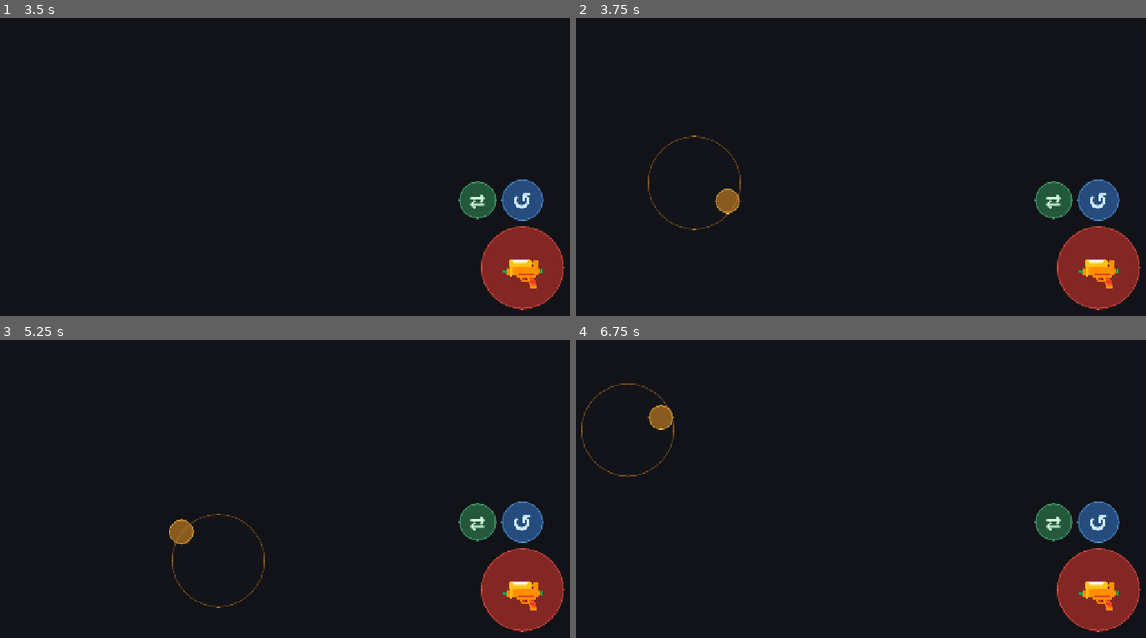
Above: before the commit, frames 1-4 (two rows, left to right).
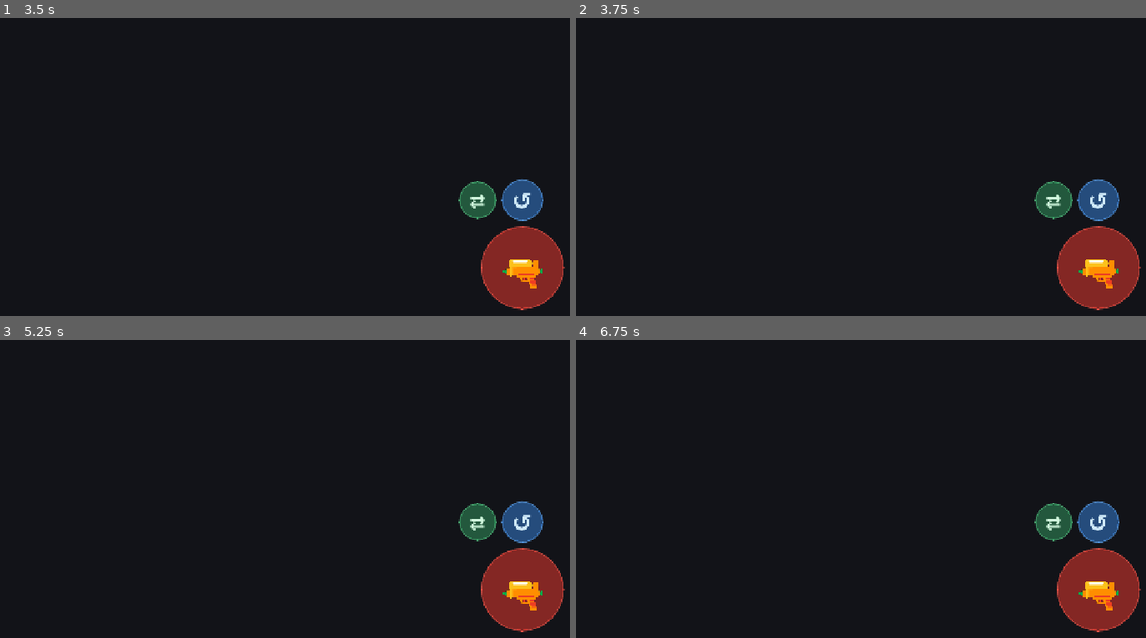
Above: after the commit, the same moments.

Repository: AltenLi/ac_fps_android_game
Game: Godot game, scene res://scenes/mobile_controls.tscn
The game is run twice, just before and just after one commit, with the same random seed, the same clock (stepped at 60 frames per second) and the same inputs. This scene is started directly instead of the project's main scene.
Inputs (mouse positions are in pixels of both pictures, inside the frame that each line leads up to):
- Up to frame 1 (3.5 s): click "🔫" at 0.5 s; click "↺" at 1.25 s; click "⇄" at 2 s; tap Enter at 2.75 s; move the mouse to (399, 146) at 2.77 s; press the mouse at (399, 146) at 2.78 s; hold D (move_right) from 2.78 s (still down); tap Space (jump) at 3.02 s
- Up to frame 2 (3.75 s): release D (move_right) at 3.5 s; release the mouse at (975, 146) at 3.5 s; tap Space (jump) at 3.5 s; drag from (695, 181) to (792, 238) at 3.52 s
- Up to frame 3 (5.25 s): move the mouse to (319, 402) at 4.27 s; press the mouse at (319, 402) at 4.28 s; hold D (move_right) 4.28-5 s; release the mouse at (319, 402) at 5 s; tap Enter at 5 s; drag from (216, 560) to (51, 429) at 5.02 s
- Up to frame 4 (6.75 s): move the mouse to (1026, 542) at 5.77 s; hold A (move_left) 5.78-6.5 s; hold 2 (weapon_2) 5.78-6.5 s; tap Space (jump) at 6.02, 6.5 s; click (1026, 542) at 6.05 s; tap R (reload) at 6.4 s; drag from (627, 429) to (729, 390) at 6.52 s

Frame 1 is identical in both runs. In frame 2, 0.5% of the frame differs, in the area x 12-29%, y 39-72%; in frame 3, 0.5%; in frame 4, 0.5%, in the area x 0-18%, y 14-47%.

Commit message:
修复移动端触控并补充回归测试

Diff:
--- a/scripts/hud.gd
+++ b/scripts/hud.gd
@@ -439,9 +439,11 @@
 func _build_hud() -> void:
 	var root := Control.new()
 	root.set_anchors_preset(Control.PRESET_FULL_RECT)
+	root.mouse_filter = Control.MOUSE_FILTER_IGNORE
 	add_child(root)
 
 	var top := HBoxContainer.new()
+	top.mouse_filter = Control.MOUSE_FILTER_IGNORE
 	top.anchor_left = 0.0
 	top.anchor_top = 0.0
 	top.anchor_right = 1.0
@@ -459,6 +461,7 @@
 	top.add_child(score_label)
 
 	var bottom := HBoxContainer.new()
+	bottom.mouse_filter = Control.MOUSE_FILTER_IGNORE
 	bottom.anchor_left = 0.0
 	bottom.anchor_top = 1.0
 	bottom.anchor_right = 1.0
@@ -487,6 +490,7 @@
 
 func _make_pill_label(text: String, bg: Color, width: int) -> Label:
 	var label := Label.new()
+	label.mouse_filter = Control.MOUSE_FILTER_IGNORE
 	label.text = text
 	label.custom_minimum_size = Vector2(width, 42)
 	label.horizontal_alignment = HORIZONTAL_ALIGNMENT_CENTER
@@ -515,6 +519,7 @@
 
 func _make_cross_rect(root: Control, color: Color) -> ColorRect:
 	var rect := ColorRect.new()
+	rect.mouse_filter = Control.MOUSE_FILTER_IGNORE
 	rect.color = color
 	rect.anchor_left   = 0.5
 	rect.anchor_right  = 0.5
@@ -534,6 +539,7 @@
 	result_panel.offset_top = -265
 	result_panel.offset_right = 310
 	result_panel.offset_bottom = 265
+	result_panel.mouse_filter = Control.MOUSE_FILTER_STOP
 	var style := StyleBoxFlat.new()
 	style.bg_color = Color(0.06, 0.06, 0.075, 0.92)
 	style.border_color = Color(0.85, 0.54, 0.14, 0.95)
--- a/scripts/mobile_controls.gd
+++ b/scripts/mobile_controls.gd
@@ -23,13 +23,15 @@
 		player.set_touch_controls_active(is_touch_device)
 
 func _process(_delta: float) -> void:
-	## 比赛结束（鼠标变为 VISIBLE）时停止 look_area 拦截，让结果面板按钮可点
+	## 只在玩家存活且比赛进行中拦截触摸视角；死亡/结算后放行 HUD 按钮
 	if _look_area != null:
-		var should_block := Input.mouse_mode == Input.MOUSE_MODE_CAPTURED
+		var should_block := _is_gameplay_touch_enabled()
 		_look_area.mouse_filter = Control.MOUSE_FILTER_STOP if should_block else Control.MOUSE_FILTER_IGNORE
+		if not should_block:
+			_reset_joystick()
 
 func _input(event: InputEvent) -> void:
-	if not visible or joystick_base == null:
+	if not visible or joystick_base == null or not _is_gameplay_input_enabled():
 		return
 	var viewport_width := get_viewport().get_visible_rect().size.x
 	## 触屏：左半屏触摸启动浮动摇杆
@@ -177,11 +179,17 @@
 	return btn
 
 func _on_look_input(event: InputEvent) -> void:
-	if player == null:
+	if not _is_gameplay_touch_enabled():
 		return
 	## 跳过摇杆正在使用的触点，避免摇杆拖动同时旋转视角
 	if event is InputEventScreenDrag and event.index != joystick_touch_id:
 		player.set_mobile_look(event.relative)
+
+func _is_gameplay_input_enabled() -> bool:
+	return visible and player != null and player.can_accept_mobile_input()
+
+func _is_gameplay_touch_enabled() -> bool:
+	return _is_gameplay_input_enabled() and player.touch_controls_active
 
 func _update_joystick(screen_pos: Vector2) -> void:
 	var vec := (screen_pos - joystick_anchor).limit_length(joystick_radius)
--- a/scripts/player_controller.gd
+++ b/scripts/player_controller.gd
@@ -64,6 +64,9 @@
 	if active:
 		mobile_fire_down = false
 
+func can_accept_mobile_input() -> bool:
+	return not _dead and not (match_manager != null and match_manager.match_over)
+
 func mobile_next_weapon() -> void:
 	if weapon_system != null:
 		weapon_system.next_weapon()
--- a/scripts/player_data.gd
+++ b/scripts/player_data.gd
@@ -1,4 +1,6 @@
 extends Node
+
+const MAP_REGISTRY := preload("res://scripts/map_registry.gd")
 
 ## 玩家进度数据（跨场景持久化）
 ## 注册为 Autoload，名称 PlayerData
@@ -71,19 +73,19 @@
 	_save()
 
 func has_map(map_id: String) -> bool:
-	if not MapRegistry.is_valid_map_id(map_id):
-		return false
-	if MapRegistry.is_free_map(map_id):
+	if not MAP_REGISTRY.is_valid_map_id(map_id):
+		return false
+	if MAP_REGISTRY.is_free_map(map_id):
 		return true
 	return map_id in purchased_maps
 
 ## 星星解锁地图。保留 purchase_map 兼容旧调用，但 UI 文案应使用“解锁”。
 func unlock_map(map_id: String) -> bool:
-	if not MapRegistry.is_valid_map_id(map_id):
+	if not MAP_REGISTRY.is_valid_map_id(map_id):
 		return false
 	if has_map(map_id):
 		return true
-	var cost := MapRegistry.get_cost(map_id)
+	var cost := MAP_REGISTRY.get_cost(map_id)
 	if total_stars < cost:
 		return false
 	total_stars -= cost
@@ -255,7 +257,7 @@
 	purchased_maps.clear()
 	for m: Variant in loaded_maps:
 		var map_id := str(m)
-		if MapRegistry.is_valid_map_id(map_id) and not MapRegistry.is_free_map(map_id) and not (map_id in purchased_maps):
+		if MAP_REGISTRY.is_valid_map_id(map_id) and not MAP_REGISTRY.is_free_map(map_id) and not (map_id in purchased_maps):
 			purchased_maps.append(map_id)
 
 func _today_string() -> String:
--- a/scripts/settings.gd
+++ b/scripts/settings.gd
@@ -2,6 +2,7 @@
 
 signal settings_changed
 
+const MAP_REGISTRY := preload("res://scripts/map_registry.gd")
 const SAVE_PATH := "user://settings.cfg"
 const VALID_QUALITY_MODES: Array[String] = ["performance", "balanced", "quality"]
 const VALID_BOT_DIFFICULTIES: Array[String] = ["easy", "normal", "hard"]
@@ -22,7 +23,7 @@
 	save_path = path
 
 func set_selected_map(map_id: String) -> void:
-	selected_map_id = map_id if MapRegistry.is_valid_map_id(map_id) else MapRegistry.DEFAULT_MAP_ID
+	selected_map_id = map_id if MAP_REGISTRY.is_valid_map_id(map_id) else MAP_REGISTRY.DEFAULT_MAP_ID
 	save_settings()
 
 func set_bot_difficulty(value: String) -> void:
@@ -74,6 +75,6 @@
 	var loaded_quality := str(config.get_value("video", "quality_mode", quality_mode))
 	quality_mode = loaded_quality if loaded_quality in VALID_QUALITY_MODES else "balanced"
 	var loaded_map := str(config.get_value("game", "selected_map_id", selected_map_id))
-	selected_map_id = loaded_map if MapRegistry.is_valid_map_id(loaded_map) else MapRegistry.DEFAULT_MAP_ID
+	selected_map_id = loaded_map if MAP_REGISTRY.is_valid_map_id(loaded_map) else MAP_REGISTRY.DEFAULT_MAP_ID
 	var loaded_difficulty := str(config.get_value("game", "bot_difficulty", bot_difficulty))
 	bot_difficulty = loaded_difficulty if loaded_difficulty in VALID_BOT_DIFFICULTIES else "easy"
--- a/tests/test_map_registry.gd
+++ b/tests/test_map_registry.gd
@@ -1,17 +1,19 @@
 extends RefCounted
 
+const MAP_REGISTRY := preload("res://scripts/map_registry.gd")
+
 func run(t) -> void:
-	t.equal(MapRegistry.MAPS.size(), 11, "地图数量应为 11")
+	t.equal(MAP_REGISTRY.MAPS.size(), 11, "地图数量应为 11")
 	var seen := {}
-	for m: Dictionary in MapRegistry.MAPS:
+	for m: Dictionary in MAP_REGISTRY.MAPS:
 		var id := str(m.get("id", ""))
 		t.is_true(id.length() > 0, "地图 id 不能为空")
 		t.is_false(seen.has(id), "地图 id 不应重复：%s" % id)
 		seen[id] = true
 		t.resource_exists(str(m.get("scene", "")), "地图场景必须存在：%s" % id)
 		t.is_true(int(m.get("cost", -1)) >= 0, "地图成本不能为负：%s" % id)
-	t.equal(MapRegistry.get_scene_path("missing"), MapRegistry.get_scene_path(MapRegistry.DEFAULT_MAP_ID), "非法地图应回退默认地图")
-	t.equal(MapRegistry.get_free_map_ids(), ["city", "desert", "snow"], "前三张地图应免费")
+	t.equal(MAP_REGISTRY.get_scene_path("missing"), MAP_REGISTRY.get_scene_path(MAP_REGISTRY.DEFAULT_MAP_ID), "非法地图应回退默认地图")
+	t.equal(MAP_REGISTRY.get_free_map_ids(), ["city", "desert", "snow"], "前三张地图应免费")
 	var expected_costs := {
 		"city": 0,
 		"desert": 0,
@@ -26,4 +28,4 @@
 		"volcano": 18,
 	}
 	for map_id: String in expected_costs.keys():
-		t.equal(MapRegistry.get_cost(map_id), int(expected_costs[map_id]), "地图解锁成本应符合递增经济：%s" % map_id)
+		t.equal(MAP_REGISTRY.get_cost(map_id), int(expected_costs[map_id]), "地图解锁成本应符合递增经济：%s" % map_id)
--- /dev/null
+++ b/tests/test_mobile_controls.gd
@@ -0,0 +1,28 @@
+extends RefCounted
+
+func run(t) -> void:
+	t.resource_exists("res://scenes/mobile_controls.tscn", "移动端触控场景必须存在")
+	var mobile_text := FileAccess.get_file_as_string("res://scripts/mobile_controls.gd")
+	var hud_text := FileAccess.get_file_as_string("res://scripts/hud.gd")
+	var player_text := FileAccess.get_file_as_string("res://scripts/player_controller.gd")
+
+	t.is_true(mobile_text.contains("func _is_gameplay_input_enabled()"), "移动端输入应有统一可用状态判断")
+	t.is_true(mobile_text.contains("func _is_gameplay_touch_enabled()"), "触摸视角应有真实触屏状态判断")
+	t.is_true(mobile_text.contains("_look_area.mouse_filter = Control.MOUSE_FILTER_STOP if should_block else Control.MOUSE_FILTER_IGNORE"), "视角触摸区应按战斗状态启停拦截")
+	t.is_true(mobile_text.contains("if not should_block:"), "视角触摸区停用时应清理摇杆/开火状态")
+	t.is_true(mobile_text.contains("player.set_mobile_look(event.relative)"), "右半屏拖动应继续驱动视角旋转")
+	t.is_true(mobile_text.contains("event is InputEventScreenDrag and event.index != joystick_touch_id"), "摇杆触点不应同时驱动视角旋转")
+	t.is_true(mobile_text.contains("fire_btn.button_down.connect"), "开火按钮应响应按下事件")
+	t.is_true(mobile_text.contains("fire_btn.button_up.connect"), "开火按钮应响应松开事件")
+	t.is_true(mobile_text.contains("player.mobile_reload()"), "装弹按钮应调用玩家装弹")
+	t.is_true(mobile_text.contains("player.mobile_next_weapon()"), "切枪按钮应调用玩家切枪")
+
+	t.is_true(player_text.contains("func can_accept_mobile_input()"), "玩家应暴露移动端输入可用状态")
+	t.is_true(player_text.contains("not _dead") and player_text.contains("match_manager.match_over"), "死亡或结算后应拒绝移动端战斗输入")
+
+	t.is_true(hud_text.contains("root.mouse_filter = Control.MOUSE_FILTER_IGNORE"), "HUD 全屏根节点不应吞掉移动端触摸")
+	t.is_true(hud_text.contains("top.mouse_filter = Control.MOUSE_FILTER_IGNORE"), "HUD 顶部信息条不应吞掉移动端触摸")
+	t.is_true(hud_text.contains("bottom.mouse_filter = Control.MOUSE_FILTER_IGNORE"), "HUD 底部信息条不应吞掉移动端触摸")
+	t.is_true(hud_text.contains("label.mouse_filter = Control.MOUSE_FILTER_IGNORE"), "HUD 文本标签不应吞掉移动端触摸")
+	t.is_true(hud_text.contains("rect.mouse_filter = Control.MOUSE_FILTER_IGNORE"), "准星节点不应吞掉移动端触摸")
+	t.is_true(hud_text.contains("result_panel.mouse_filter = Control.MOUSE_FILTER_STOP"), "结算面板应保留按钮点击拦截")
--- a/tests/test_runner.gd
+++ b/tests/test_runner.gd
@@ -9,6 +9,7 @@
 	"res://tests/test_ai_balance.gd",
 	"res://tests/test_tutorial_flow.gd",
 	"res://tests/test_settings.gd",
+	"res://tests/test_mobile_controls.gd",
 	"res://tests/test_release_config.gd",
 ]
 
--- a/tests/test_settings.gd
+++ b/tests/test_settings.gd
@@ -1,6 +1,7 @@
 extends RefCounted
 
 const TEST_SAVE_PATH := "user://settings_test.cfg"
+const MAP_REGISTRY := preload("res://scripts/map_registry.gd")
 
 func run(t) -> void:
 	var cfg := ConfigFile.new()
@@ -19,7 +20,7 @@
 	t.equal(settings.master_volume, 1.0, "音量应被 clamp 到 1.0")
 	t.equal(settings.mouse_sensitivity, 0.6, "灵敏度应被 clamp 到 0.6")
 	t.equal(settings.quality_mode, "balanced", "非法画质应回退 balanced")
-	t.equal(settings.selected_map_id, MapRegistry.DEFAULT_MAP_ID, "非法地图应回退默认地图")
+	t.equal(settings.selected_map_id, MAP_REGISTRY.DEFAULT_MAP_ID, "非法地图应回退默认地图")
 	t.equal(settings.bot_difficulty, "easy", "非法难度应回退 easy")
 	settings.set_selected_map("volcano")
 	t.equal(settings.selected_map_id, "volcano", "合法地图应可设置")
Not shown, changed: agent.md
